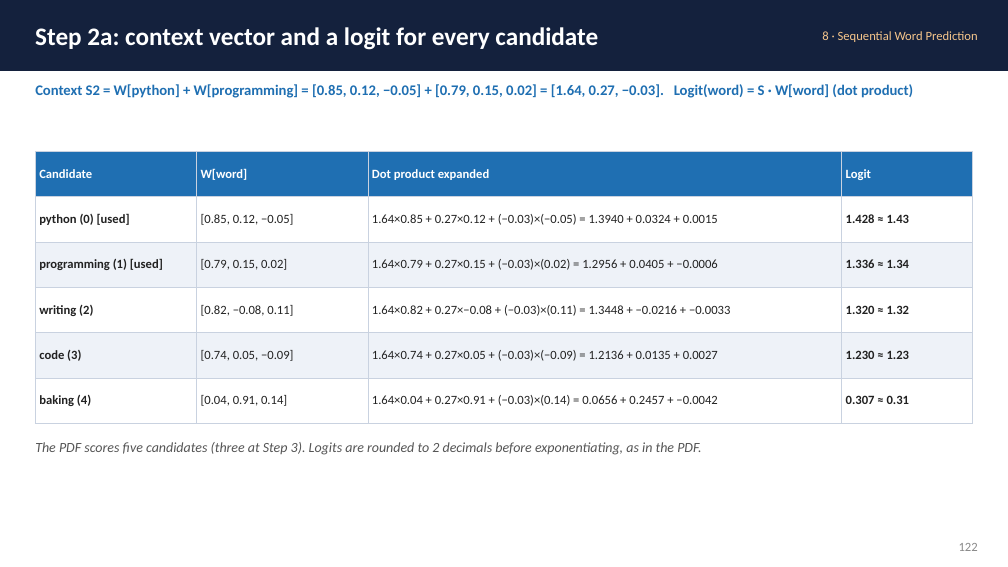
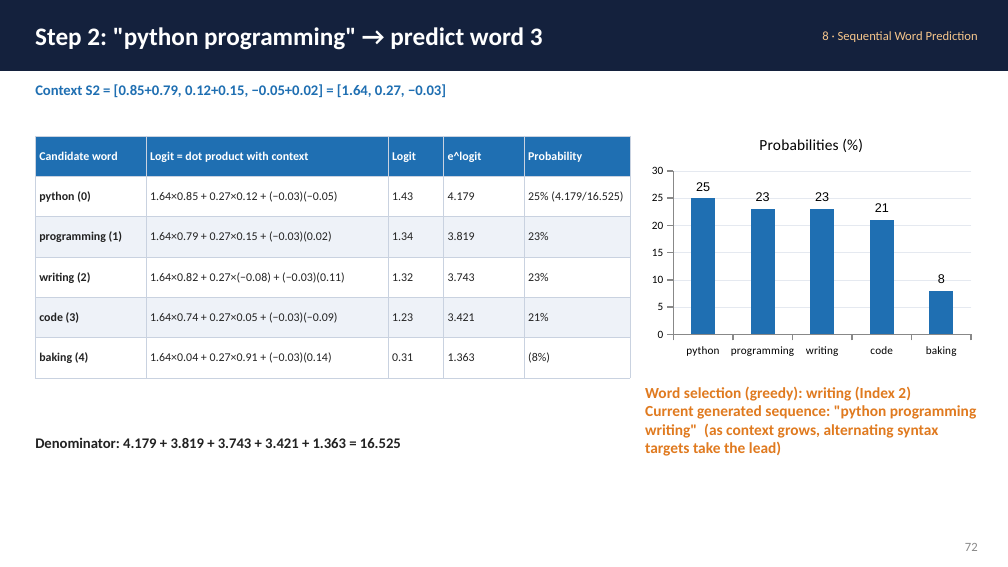
Before and after one commit to balajee-rm/Python-Gen-AI-Course, a slide deck: slide 72 of materials/How_AI_Works_Math_Deep_Dive_Shorten.pptx (slide 118 before the commit). Drawn at 1008x567 pixels with LibreOffice and Linux fonts; fonts in the diff are those of the drawing. Boxes give left, top, right and bottom in pixels: in the first picture for what was removed or moved away, otherwise in the second. Text is boxed around its words. In the diff, an @@ line names an element or a change of style, - is before the commit and + after.

```diff
--- a/materials/How_AI_Works_Math_Deep_Dive_Shorten.pptx
+++ b/materials/How_AI_Works_Math_Deep_Dive_Shorten.pptx
@@ text at (x1=35, y1=27, x2=543, y2=50): text changed @@
-Step 2a: context vector and a logit for every candidate
+Step 2: "python programming" → predict word 3
@@ text at (x1=35, y1=84, x2=446, y2=97): text changed @@
-Context S2 = W[python] + W[programming] = [0.85, 0.12, −0.05] + [0.79, 0.15, 0.02] = [1.64, 0.27, −0.03]. Logit(word) = S · W[word] (dot product)
+Context S2 = [0.85+0.79, 0.12+0.15, −0.05+0.02] = [1.64, 0.27, −0.03]
@@ table at (x1=35, y1=136, x2=630, y2=378) @@
-column 1: Candidate | python (0) [used] | programming (1) [used] | writing (2) | code (3) | baking (4)
-column 2: W[word] | [0.85, 0.12, −0.05] | [0.79, 0.15, 0.02] | [0.82, −0.08, 0.11] | [0.74, 0.05, −0.09] | [0.04, 0.91, 0.14]
-column 3: Dot product expanded | 1.64×0.85 + 0.27×0.12 + (−0.03)×(−0.05) = 1.3940 + 0.0324 + 0.0015 | 1.64×0.79 + 0.27×0.15 + (−0.03)×(0.02) = 1.2956 + 0.0405 + −0.0006 | 1.64×0.82 + 0.27×−0.08 + (−0.03)×(0.11) = 1.3448 + −0.0216 + −0.0033 | 1.64×0.74 + 0.27×0.05 + (−0.03)×(−0.09) = 1.2136 + 0.0135 + 0.0027 | 1.64×0.04 + 0.27×0.91 + (−0.03)×(0.14) = 0.0656 + 0.2457 + −0.0042
-column 4: Logit | 1.428 ≈ 1.43 | 1.336 ≈ 1.34 | 1.320 ≈ 1.32 | 1.230 ≈ 1.23 | 0.307 ≈ 0.31
+column 1: Candidate word | python (0) | programming (1) | writing (2) | code (3) | baking (4)
+column 2: Logit = dot product with context | 1.64×0.85 + 0.27×0.12 + (−0.03)(−0.05) | 1.64×0.79 + 0.27×0.15 + (−0.03)(0.02) | 1.64×0.82 + 0.27×(−0.08) + (−0.03)(0.11) | 1.64×0.74 + 0.27×0.05 + (−0.03)(−0.09) | 1.64×0.04 + 0.27×0.91 + (−0.03)(0.14)
+column 3: Logit | 1.43 | 1.34 | 1.32 | 1.23 | 0.31
+column 4: e^logit | 4.179 | 3.819 | 3.743 | 3.421 | 1.363
+column 5: Probability | 25% (4.179/16.525) | 23% | 23% | 21% | (8%)
@@ table resized from (x1=35, y1=151, x2=973, y2=423) to (x1=35, y1=136, x2=630, y2=378) @@
@@ column chart added at (x1=645, y1=121, x2=978, y2=363) @@
+title "Probabilities (%)"
+categories: python, programming, writing, code, baking
+Probabilities (%): 25, 23, 23, 21, 8
@@ text added at (x1=645, y1=387, x2=976, y2=456), 11 pt, text #E07A1F, bold @@
+Word selection (greedy): writing (Index 2)
+Current generated sequence: "python programming writing" (as context grows, alternating syntax targets take the lead)
@@ text at (x1=35, y1=438, x2=401, y2=448): text changed; size 10 to 10.5 pt; text colour #555555 to #222222; bold on; italic off @@
-The PDF scores five candidates (three at Step 3). Logits are rounded to 2 decimals before exponentiating, as in the PDF.
+Denominator: 4.179 + 3.819 + 3.743 + 3.421 + 1.363 = 16.525
@@ text at (x1=965, y1=543, x2=978, y2=551): text changed @@
-122
+72
```
Also in this commit, not shown: 73 other slides changed, 49 slides removed, 1 other file.
